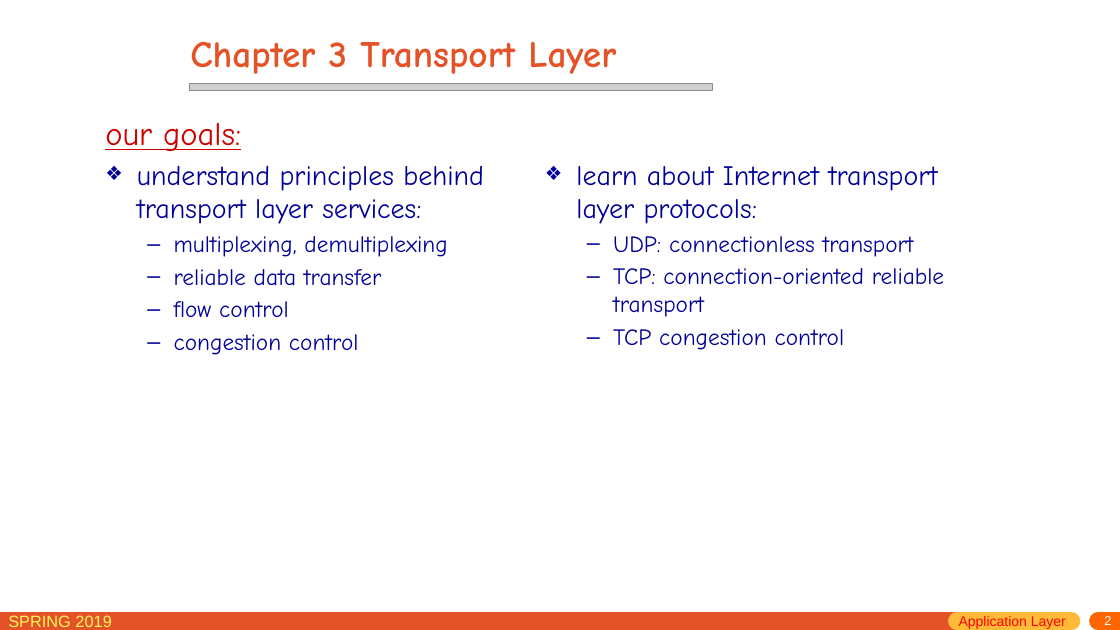
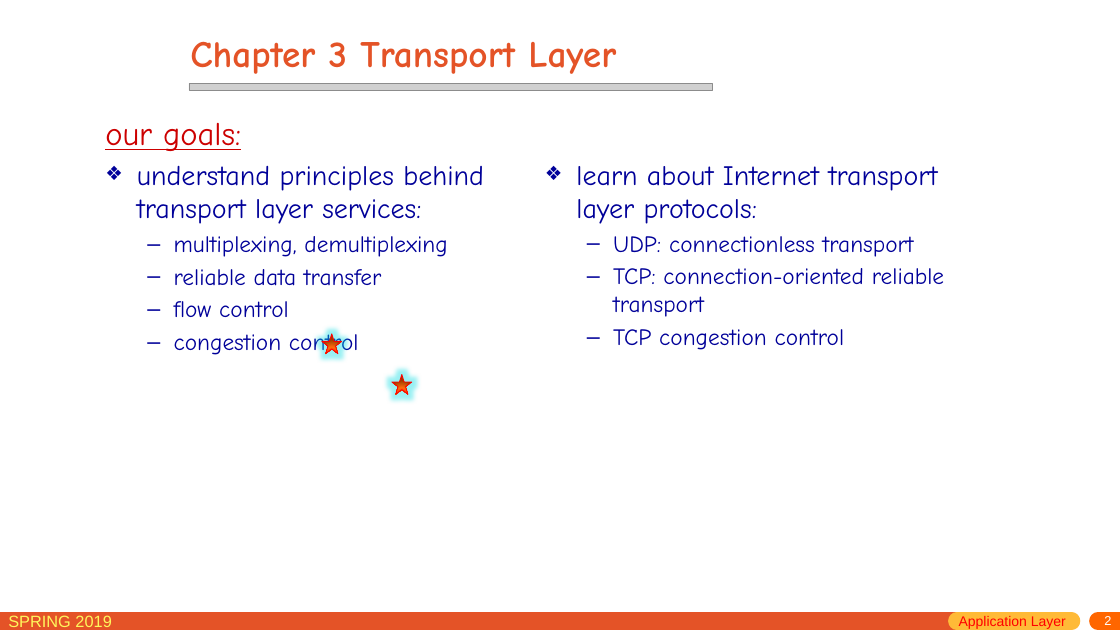
Before and after one commit to jichenghu/PPT_networkDistributed, a slide deck: slide 2 of chapter3.pptx. Drawn at 1120x630 pixels with LibreOffice and Linux fonts; fonts in the diff are those of the drawing; grey boxes stand for pictures. Boxes give left, top, right and bottom in pixels: in the first picture for what was removed or moved away, otherwise in the second. Text is boxed around its words. In the diff, an @@ line names an element or a change of style, - is before the commit and + after.

```diff
--- a/chapter3.pptx
+++ b/chapter3.pptx
@@ star added at (x1=322, y1=334, x2=342, y2=354), fill gradient #FF0000 to #FF6E0D to #993D00, outline #FF0000 0.75 pt @@
@@ star added at (x1=392, y1=375, x2=413, y2=395), fill gradient #FF0000 to #FF6E0D to #993D00, outline #FF0000 0.75 pt @@
```
Also in this commit, not shown: 4 other slides changed.
